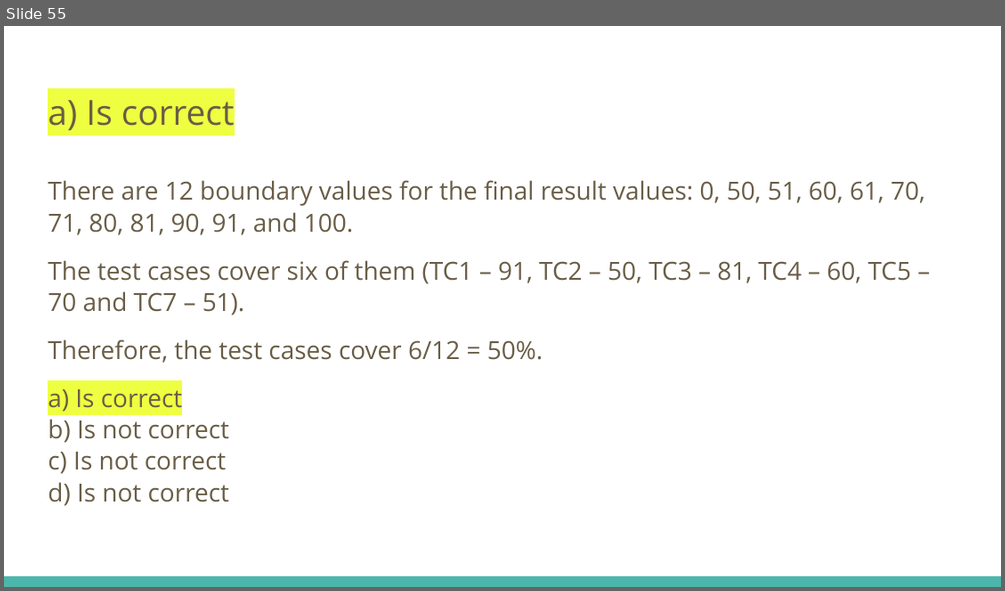
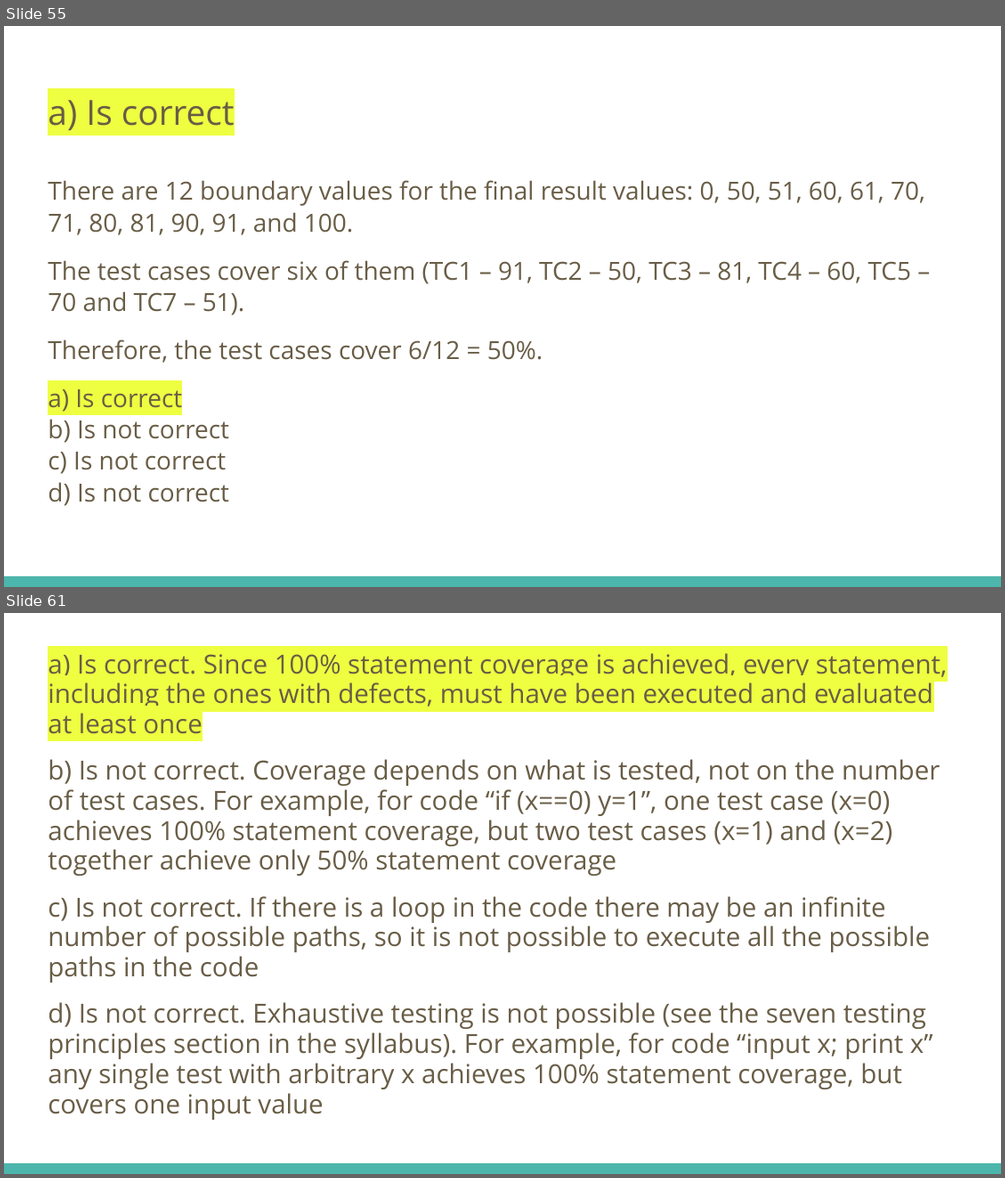
Before and after one commit to fawadmalik/istqb, a slide deck: ISTQB Foundation Level Preparation.pptx. Shown one above the other, each under a label of ours: slide 55 before the commit, slides 55 and 61 after it; the slides between them are not shown. The pictures are 1005x591 and 1005x1178 pixels, drawn with LibreOffice and Linux fonts; fonts in the diff are those of the drawing. Boxes give left, top, right and bottom in pixels: in the first picture for what was removed or moved away, otherwise in the second. Text is boxed around its words. In the diff, an @@ line names an element or a change of style, - is before the commit and + after.

```diff
--- a/ISTQB Foundation Level Preparation.pptx
+++ b/ISTQB Foundation Level Preparation.pptx
@@ slide 61 added at [4,613,1001,1174], background #FFFFFF; not listed: 1 template element that a slide beside it also shows @@
@@ text added at [48,653,947,1119], 19 pt, text #695D46 @@
+a) Is correct. Since 100% statement coverage is achieved, every statement, including the ones with defects, must have been executed and evaluated at least once
+b) Is not correct. Coverage depends on what is tested, not on the number of test cases. For example, for code “if (x==0) y=1”, one test case (x=0) achieves 100% statement coverage, but two test cases (x=1) and (x=2) together achieve only 50% statement coverage
+c) Is not correct. If there is a loop in the code there may be an infinite number of possible paths, so it is not possible to execute all the possible paths in the code
+d) Is not correct. Exhaustive testing is not possible (see the seven testing principles section in the syllabus). For example, for code “input x; print x” any single test with arbitrary x achieves 100% statement coverage, but covers one input value
```
Also in this commit, not shown: 1 slide changed, 4 other slides added, 1 slide removed.
